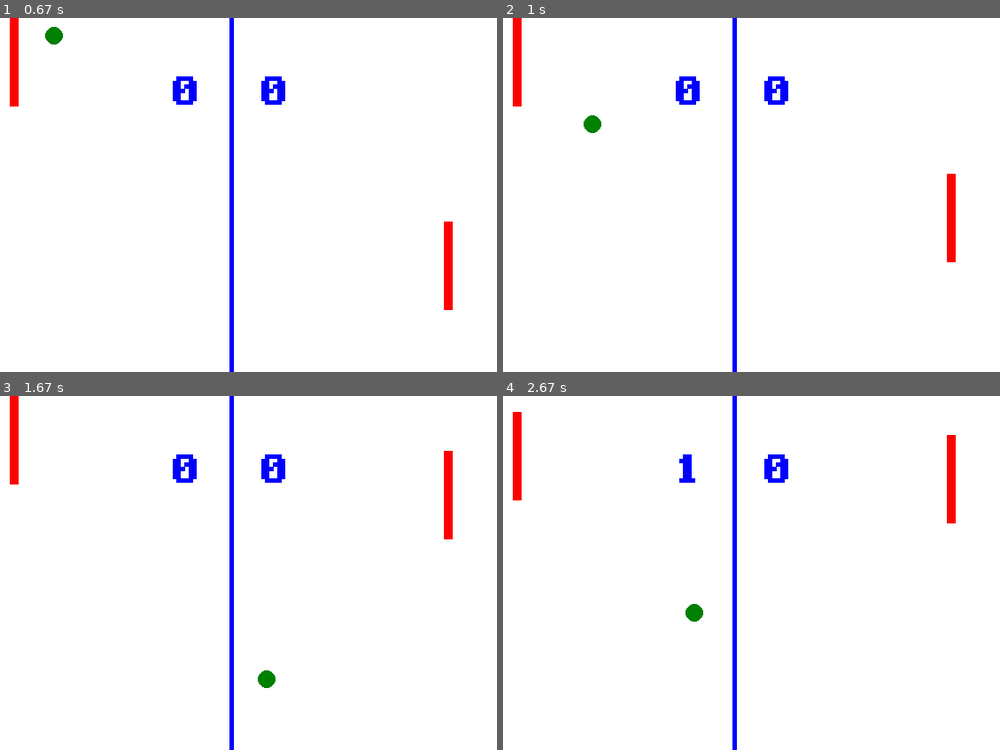
Above: before the commit, frames 1-4 (two rows, left to right).
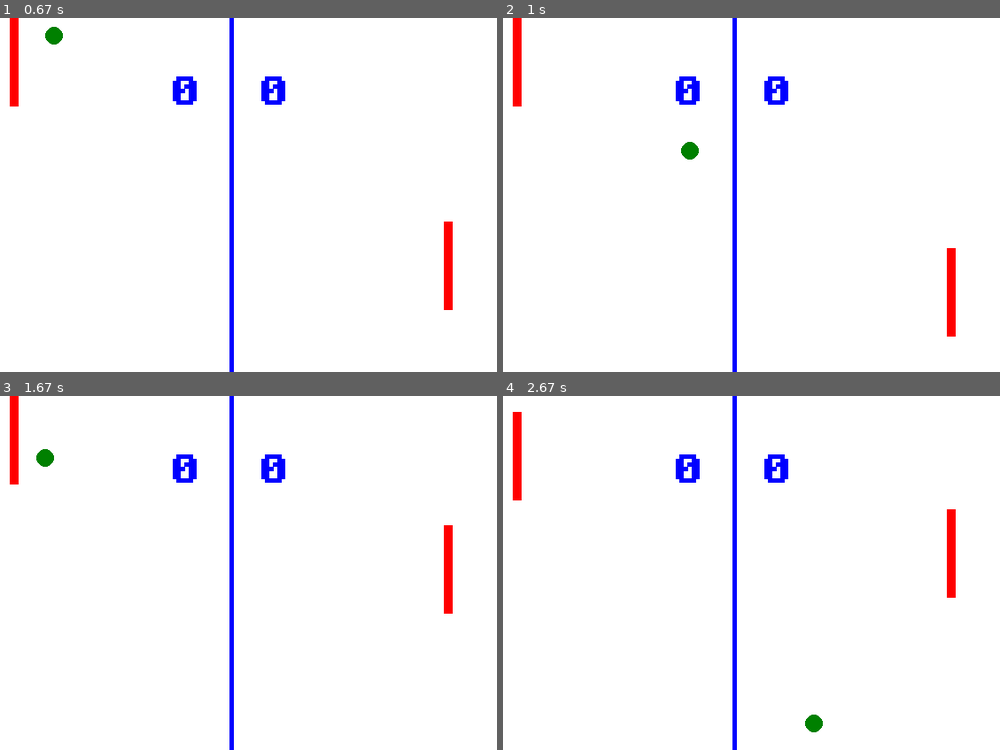
Above: after the commit, the same moments.

Repository: amullins83/pygame_practice
Game: pygame game, started from main.py
Same seed, same stepped clock (60 frames per second), same inputs: the game is played once before the commit and once after it.
Inputs:
- Up to frame 1 (0.67 s): hold W from 0.33 s (still down); hold Up from 0.33 s (still down)
- Up to frame 2 (1 s): release W at 0.8 s; release Up at 0.8 s; hold R from 0.83 s (still down); hold Up from 0.83 s (still down); hold W from 0.83 s (still down)
- Up to frame 3 (1.67 s): release R at 1.3 s; release Up at 1.3 s; release W at 1.3 s; hold Up from 1.33 s (still down); hold W from 1.33 s (still down)
- Up to frame 4 (2.67 s): release Up at 1.8 s; release W at 1.8 s; hold Down 1.83-2.13 s; hold S 1.83-2.13 s; hold Up 2.17-2.53 s; hold W 2.17-2.53 s; hold Down from 2.57 s (still down); hold S from 2.57 s (still down)

Frame 1 is identical in both runs. In frame 2, 1.0% of the frame differs, in the area x 16-92%, y 27-90%; in frame 3, 1.0%; in frame 4, 1.3%, in the area x 34-92%, y 11-95%.

Commit message:
Made WIN text and added feature that pressing R anytime will restart, Q anytime will quit. It should probably wait until a game is over.

Diff:
--- a/game_event.py
+++ b/game_event.py
@@ -24,6 +24,10 @@
         self.game.done = True
 
     def KEYDOWN(self, event):
+        if event.key == pygame.K_q:
+            self.QUIT(event)
+        elif event.key == pygame.K_r:
+            self.RESTART(event)
         self.game.pressKey(event.key)
 
     def KEYUP(self, event):
@@ -31,3 +35,6 @@
 
     def MOUSEBUTTONDOWN(self, event):
         pass
+
+    def RESTART(self, event):
+        self.game.restart()
--- a/game_logic.py
+++ b/game_logic.py
@@ -115,14 +115,17 @@
         self.hitDetector = HitDetector(0, 0, 600, 400)
         self.pads = [self.pad1, self.pad2]
 
+        self.message = ""
+
     def keyResponse(self, key, func):
-        for i in range(len(Keys)):
-            if key == Keys[i]:
-                if i < 2:
-                    getattr(self.pad1, func)(i)
-                else:
-                    getattr(self.pad2, func)(i - 2)
-                break
+        if self.status == Running:
+            for i in range(len(Keys)):
+                if key == Keys[i]:
+                    if i < 2:
+                        getattr(self.pad1, func)(i)
+                    else:
+                        getattr(self.pad2, func)(i - 2)
+                    break
 
     def pressKey(self, key):
         self.keyResponse(key, "startMove")
@@ -138,12 +141,12 @@
                     self.score[0] += 1
                     if self.score[0] >= self.scoreMax:
                         self.status = Player1Win
-                        print("Player 1 Wins")
+                        self.message = "Player 1 Wins"
                 else:
                     self.score[1] += 1
                     if self.score[1] >= self.scoreMax:
                         self.status = Player2Win
-                        print("Player 2 Wins")
+                        self.message = "Player 2 Wins"
                 print("Player 1: " + str(self.score[0]) + ", Player 2: " + str(self.score[1]))
                 self.ball.restart(self.ballStart)
 
@@ -167,6 +170,9 @@
             for pad in self.pads:
                 self.updatePad(pad)
 
+            if len(self.message):
+                print(self.message)
+
     def updatePad(self, pad):
         if self.hitDetector.didHitYBoundary(pad):
             print(pad.name + " boundary Y hit")
--- a/game_ui.py
+++ b/game_ui.py
@@ -8,6 +8,7 @@
         super(PongUI, self).__init__()
         self.screen = screen
         self.logic = logic
+        self.font = pygame.font.Font("fonts/Romulus.ttf", 72)
 
     def update(self):
         self.screen.fill(white)
@@ -19,21 +20,20 @@
         self.drawScore()
         self.drawPads()
         self.drawBall()
+        self.drawMessage()
 
     def drawField(self):
         pygame.draw.line(self.screen, blue, [self.screen.get_width() / 2, 0], [self.screen.get_width() / 2, self.screen.get_height()], 5)
 
     def drawScore(self):
-        font = pygame.font.Font("fonts/Romulus.ttf", 72)
-        score = []
-        for points in self.logic.score:
-            score.append(font.render(str(points), 0, blue))
-
         scoreOffsetX = 50
         scoreOffsetY = 50
-
-        self.screen.blit(score[0], (self.screen.get_width() / 2 - scoreOffsetX - score[0].get_width() / 2, scoreOffsetY))
-        self.screen.blit(score[1], (self.screen.get_width() / 2 + scoreOffsetX - score[1].get_width() / 2, scoreOffsetY))
+        sign = [-1, 1]
+        i = 0
+        for points in self.logic.score:
+            score = self.font.render(str(points), 0, blue)
+            self.screen.blit(score, (self.screen.get_width() / 2 + sign[i]*scoreOffsetX - score.get_width() / 2, scoreOffsetY))
+            i += 1
 
     def drawPads(self):
         for pad in self.logic.pads:
@@ -42,3 +42,7 @@
     def drawBall(self):
         ball = self.logic.ball
         pygame.draw.ellipse(self.screen, ball.color, [ball.pos.x, ball.pos.y, ball.size.width, ball.size.height])
+
+    def drawMessage(self):
+        message = self.font.render(self.logic.message, 0, blue)
+        self.screen.blit(message, (self.screen.get_width() / 2 - message.get_width() / 2, self.screen.get_height() / 2 - message.get_height() / 2))
--- a/main.py
+++ b/main.py
@@ -8,21 +8,20 @@
     """Pong game"""
     def __init__(self, width, height):
         super(Pong, self).__init__()
+        self.width = width
+        self.height = height
+        self.size = (self.width, self.height)
+
+        self.initializeScreen()
 
         pygame.init()
 
-        self.initializeScreen(width, height)
-
-        self.clock = pygame.time.Clock()
-        self.eventRunner = PongEvent(self)
-        self.logic = PongLogic(width, height)
-        self.ui = PongUI(self.screen, self.logic)
+        self.restart()
         self.main()
 
         pygame.quit()
 
-    def initializeScreen(self, width, height):
-        self.size = (width, height)
+    def initializeScreen(self):
         self.screen = pygame.display.set_mode(self.size)
         pygame.display.set_caption("Pong")
 
@@ -46,6 +45,11 @@
     def releaseKey(self, key):
         self.logic.releaseKey(key)
 
+    def restart(self):
+        self.clock = pygame.time.Clock()
+        self.eventRunner = PongEvent(self)
+        self.logic = PongLogic(self.width, self.height)
+        self.ui = PongUI(self.screen, self.logic)
 
 if __name__ == "__main__":
     Pong(600, 400)
